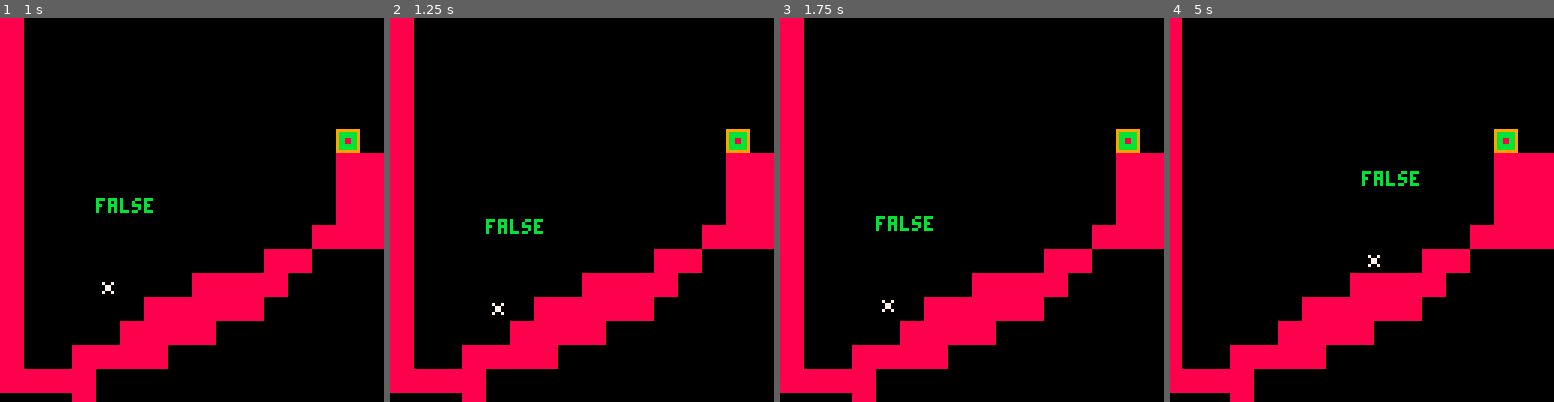
Above: before the commit, frames 1-4 (left to right).
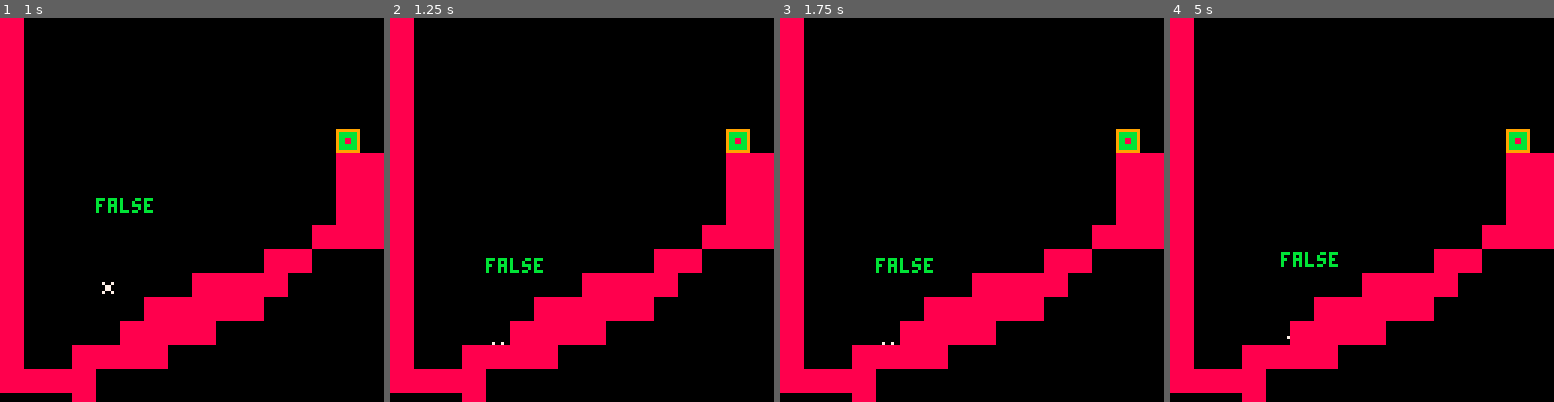
Above: after the commit, the same moments.

Repository: pratik2709/anotherPlatformer
Game: PICO-8 cartridge player.p8
Same seed, same stepped clock (60 frames per second), same inputs: the game is played once before the commit and once after it.
Inputs:
- Up to frame 1 (1 s): tap O (Z key) at 0.7 s
- Up to frame 2 (1.25 s): no input
- Up to frame 3 (1.75 s): hold Right from 1.6 s (still down); tap O (Z key) at 1.7 s
- Up to frame 4 (5 s): release Right at 2.1 s; tap O (Z key) every 0.4 s from 2.1 to 4.9 s; hold Right 2.47-3.03 s; hold Left 3.08-3.58 s; hold Right 4.02-4.68 s

Frame 1 is identical in both runs. In frame 2, 0.6% of the frame differs, in the area x 25-40%, y 52-86%; in frame 3, 0.6%; in frame 4, 7.0%, in the area x 3-94%, y 0-100%.

Commit message:
major fixes to collision -- intermediate

Diff:
--- a/player.p8
+++ b/player.p8
@@ -125,43 +125,6 @@
   end
 end
 
-function collide(agent, vx, vy, toponly)
-  local x1,x2,y1,y2
-  if vx!=0 then
-    x1=agent.x+sgn(vx)*agent.w
-    x2=x1
-    y1=agent.y-agent.h
-    y2=agent.y+agent.h
-  else
-    y1=agent.y+sgn(vy)*agent.h
-    y2=y1
-    x1=agent.x-agent.w
-    x2=agent.x+agent.w
-  end
-
-  --adding potential movements
-  x1+=vx
-  x2+=vx
-  y1+=vy
-  y2+=vy
-
-  --map tiles
-  local tile1=mget(x1/8,y1/8)
-  local tile2=mget(x2/8,y2/8)
-
-  if toponly then
-    if iswall(tile1) then
-      return true
-    end
-  else
-    if iswall(tile1) or iswall(tile2) then
-      return true
-    end
-  end
-
-  --no hits
-  return false
-end
 
 
 --collision code
@@ -174,7 +137,6 @@
     --x axis collision
     if collide(actor, sgn(actor.dx)*d,0) then
       actor.dx=0
-      actor.x=actor.startx
       break
     else
       actor.x+=sgn(actor.dx)*d
@@ -186,14 +148,8 @@
   for i=0,steps do
     local d=min(1,steps-i)
     if collide(actor,0,sgn(actor.dy)*d) then
-      -- if actor.dy>1 then
-           actor.y = flr((actor.y)/8)*8
-           --halt velocity
-           actor.dy=0
-           -- --enable jump again
-           -- actor.isgrounded=true
-           -- actor.jumptimer=0
-      -- end
+       --halt velocity
+       actor.dy=0
       break
     else
       actor.y+=sgn(actor.dy)*d
@@ -309,6 +265,8 @@
  o.y = y
  o.dx = 0
  o.dy = 0
+ o.w=1
+ o.h=2
 
  o.isgrounded = false
  o.isfacingright = true
@@ -334,15 +292,15 @@
  local x1,x2,y1,y2
 
  if dx!=0 then
-  x1=actor.x + sgn(dx) * 7
-  x2=actor.x
-  y1=actor.y - 8
-  y2=actor.y + 8
+  x1=actor.x + sgn(dx) * actor.w
+  x2=x1
+  y1=actor.y - actor.h
+  y2=actor.y + actor.h
  else
-  y1=actor.y+sgn(dy)*8
-  y2=actor.y
-  x1=actor.x-7
-  x2=actor.x+7
+  y1=actor.y+sgn(dy)*actor.h
+  y2=y1
+  x1=actor.x-actor.w
+  x2=actor.x+actor.w
  end
 
  --add potential movement to test points
@@ -355,7 +313,7 @@
  local tile2=mget(x2/8,y2/8)
 
  --standard collisions
- if tile1==1 or tile2==1 then
+ if iswall(tile1) or iswall(tile2) then
   return true
  end
 end
